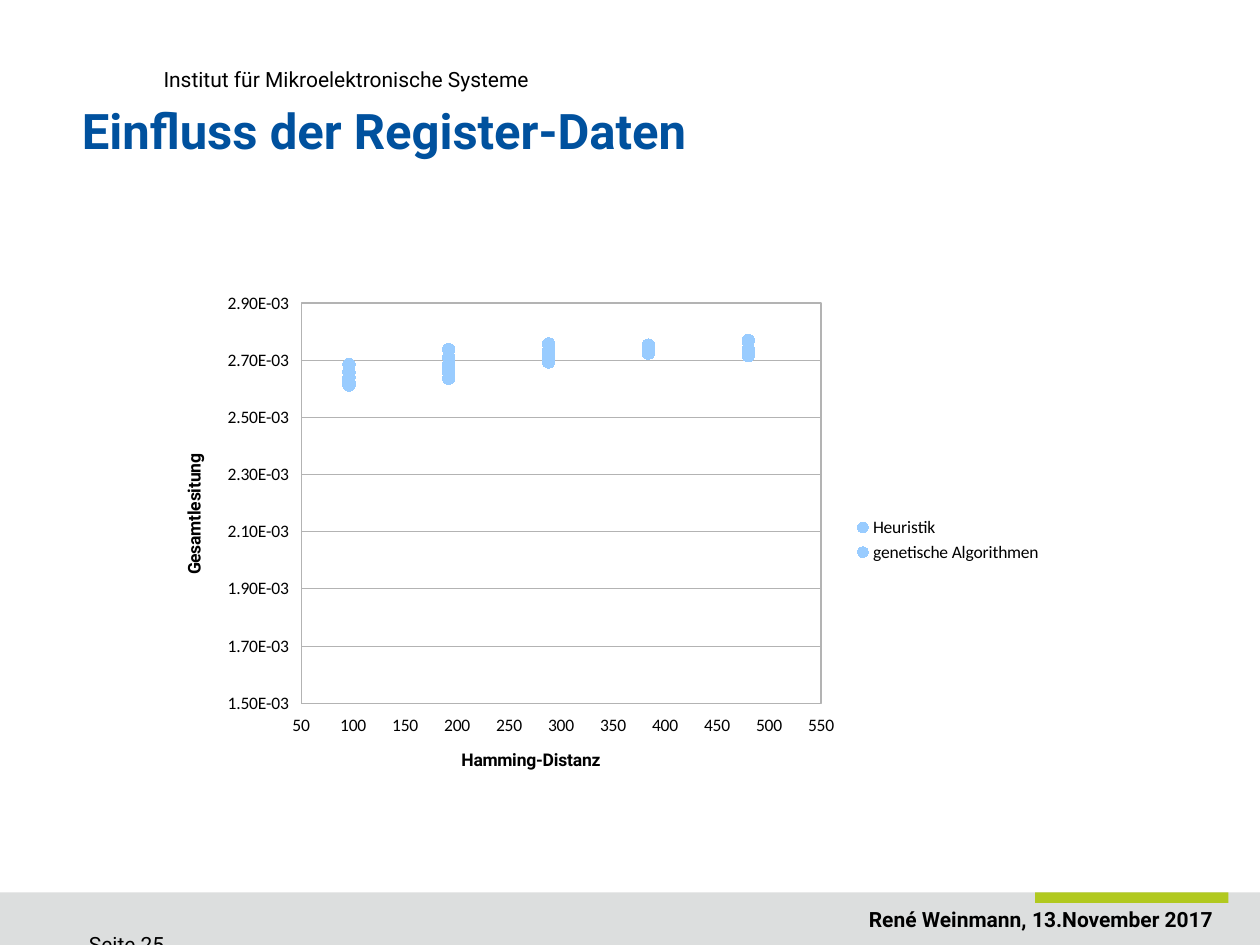
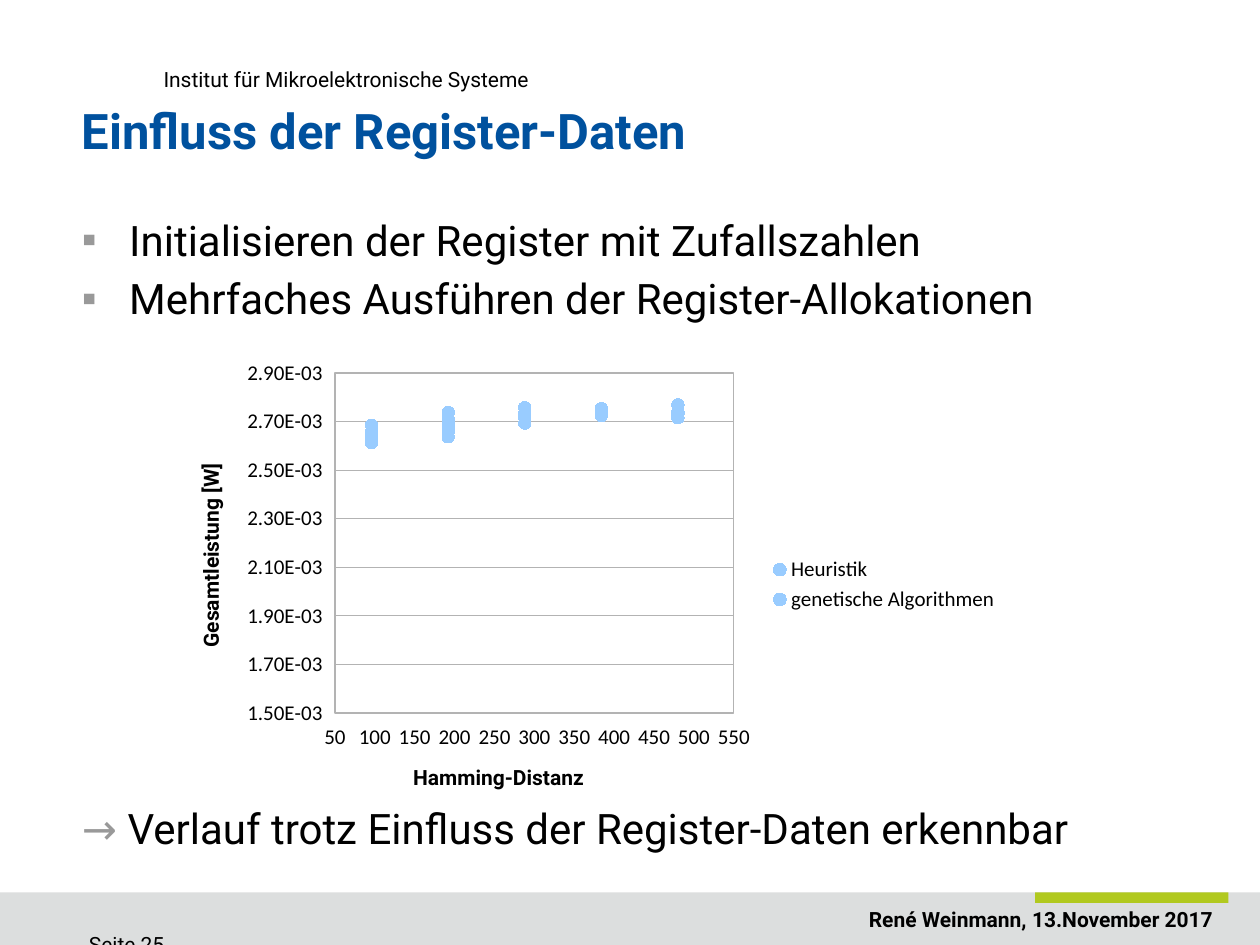
Before and after one commit to ReneWeinmann/Masterarbeit, a slide deck: slide 25 of Presentation_Rene_Weinmann.pptx. Drawn at 1260x945 pixels with LibreOffice and Linux fonts; fonts in the diff are those of the drawing; background and template pictures are left out. Boxes give left, top, right and bottom in pixels: in the first picture for what was removed or moved away, otherwise in the second. Text is boxed around its words. In the diff, an @@ line names an element or a change of style, - is before the commit and + after.

```diff
--- a/Presentation_Rene_Weinmann.pptx
+++ b/Presentation_Rene_Weinmann.pptx
@@ text added at [128,224,1068,853], 24 pt, text #000000 @@
+▪ Initialisieren der Register mit Zufallszahlen
+▪ Mehrfaches Ausführen der Register-Allokationen
+→ Verlauf trotz Einfluss der Register-Daten erkennbar
@@ scatter chart at [170,352,1012,818] @@
@@ value axis title "Gesamtlesitung" to "Gesamtleistung [W]" @@
@@ legend changed @@
@@ category axis changed @@
@@ value axis changed @@
@@ scatter chart: place and size @@
-scatter chart at [158,284,1055,798]
+scatter chart at [170,352,1012,818]
```
Also in this commit, not shown: 20 other slides changed.
